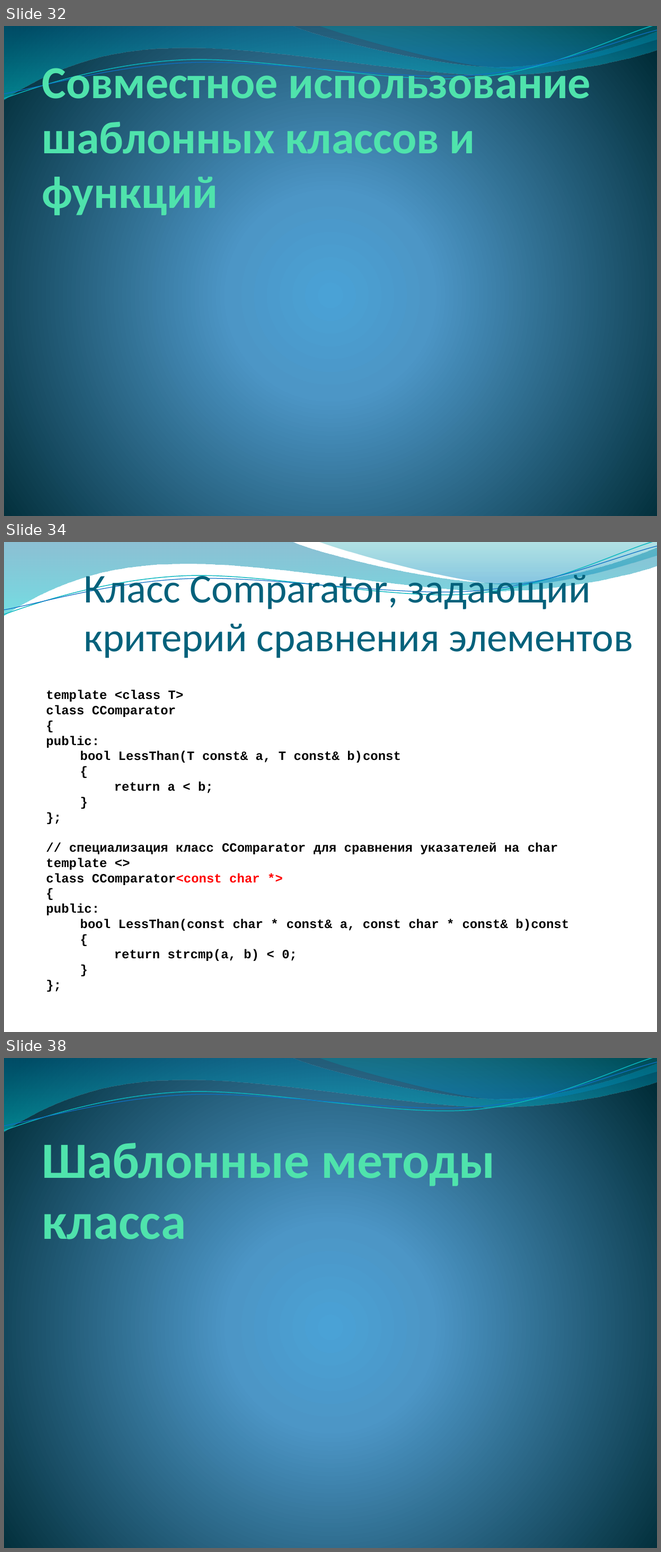
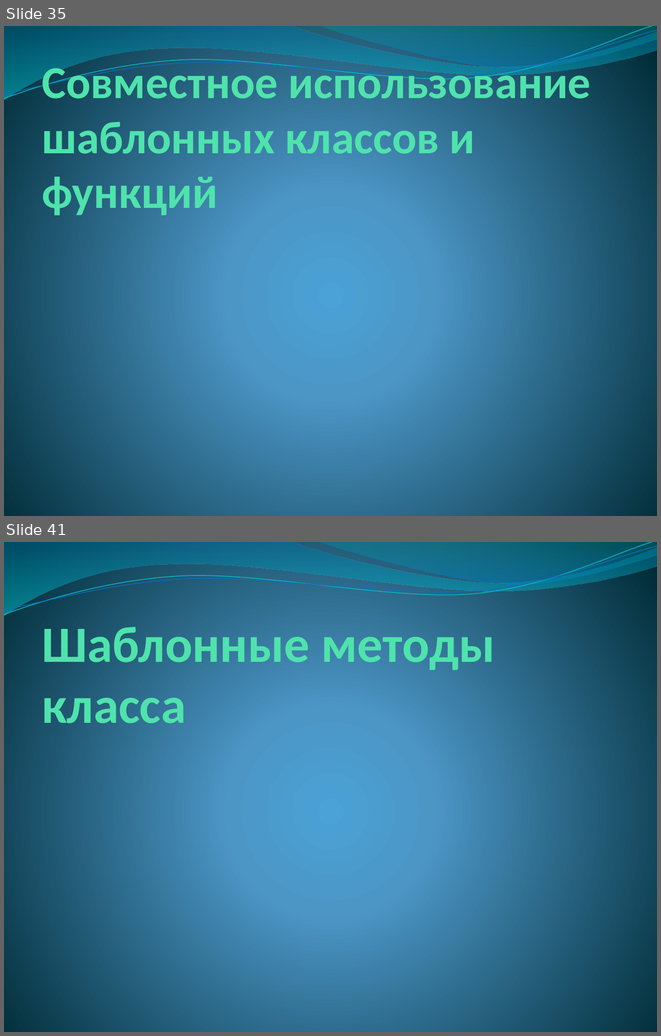
Before and after one commit to alexey-malov/oop, a slide deck: lectures/06/Обобщенное программирование, шаблоны.pptx. Shown one above the other, each under a label of ours: slides 32, 34 and 38 before the commit, slides 35 and 41 after it; the slides between them are not shown. The pictures are 661x1552 and 661x1036 pixels, drawn with LibreOffice and Linux fonts; fonts in the diff are those of the drawing; background and template pictures are left out. Boxes give left, top, right and bottom in pixels: in the first picture for what was removed or moved away, otherwise in the second. Text is boxed around its words. In the diff, an @@ line names an element or a change of style, - is before the commit and + after.

```diff
--- a/lectures/06/Обобщенное программирование, шаблоны.pptx
+++ b/lectures/06/Обобщенное программирование, шаблоны.pptx
@@ slide 34 removed at [4, 542, 657, 1032], background picture (left out); not listed: 4 template elements that a slide beside it also shows @@
@@ title removed at [84, 568, 633, 658] @@
-Класс Comparator, задающий критерий сравнения элементов
@@ text removed at [46, 690, 569, 961] @@
-template <class T>
-class CComparator
-{
-public:
-bool LessThan(T const& a, T const& b)const
-{
-return a < b;
-}
-};
-// специализация класс CComparator для сравнения указателей на char
-template <>
-class CComparator<const char *>
-{
-public:
-bool LessThan(const char * const& a, const char * const& b)const
-{
-return strcmp(a, b) < 0;
-}
-};
@@ what was slide 32 is now slide 35 @@
@@ what was slide 38 is now slide 41 @@
```
Also in this commit, not shown: 3 slides changed, 11 slides added, 2 other slides removed, 2 other files.
